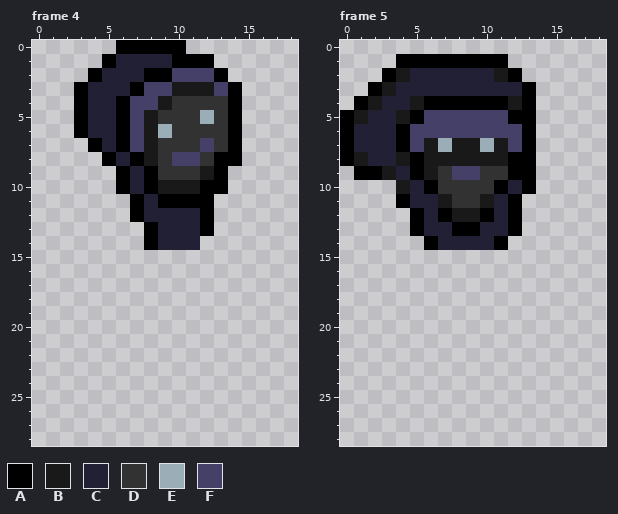
Pixel-art file, stored at assets/images/mystic.aseprite. The first picture shows the starting point.
19x29 pixels, 5 frames. Shown: frame 4, frame 5.
Palette (. is transparent): A #000000  B #191919  C #222034  D #323232  E #9badb7  F #444068
Pixels before, frame 4, first column x 3:
 0 ...AAAAA....
 1 ..ACCCCAAA..
 2 .ACCCAAFFFA.
 3 ACCCAFFBBBFA
 4 ACCAFFBDDDDA
 5 ACCAFBDDDEDA
 6 ACCAFBEDDDDA
 7 .ACAFBDDDFDA
 8 ..ACABDFFDAA
 9 ...ACADDDBA.
10 ...ACABBBAA.
11 ....ACAAAA..
12 ....ACCCCA..
13 .....ACCCA..
14 .....ACCC...
Pixels before, frame 5, first column x 0:
 1 ....AAAAAAAA..
 2 ...ABCCCCCCBA.
 3 ..ABCCCCCCCCCA
 4 .ABCCBAAAAAABA
 5 ABCCBAFFFFFFAA
 6 ACCCAFFFFFFFFA
 7 ACCCAFBEBBEBFA
 8 ABCCBABBBBBBAA
 9 .AABCABDFFDDAA
10 ....BCADDDDACA
11 ....ACCBDDBCA.
12 .....ACABBACA.
13 .....ACCAACCA.
14 ......ACCCCA..
The result:
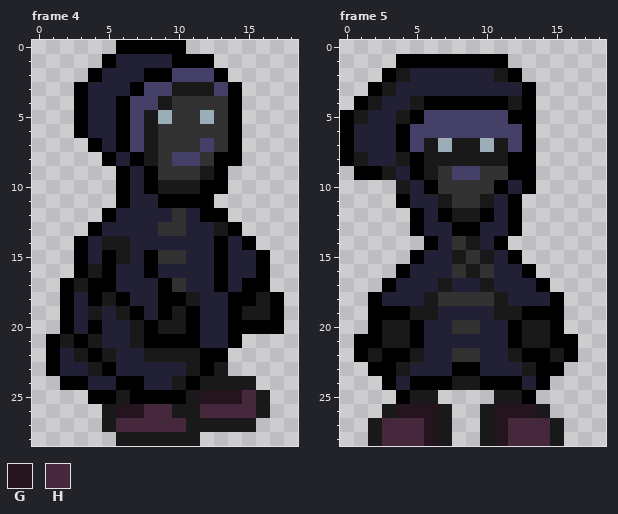
Colours new in this view: G #23141e  H #45283c
The commit says: adds last player sprite SE, S direction frames
Edits made:
{"where": "frame 4"}
{"frame":4,"y":5,"x":9,"old":"D","new":"E"}
{"frame":4,"y":6,"x":9,"old":"E","new":"D"}
{"frame":4,"y":11,"x":6,"old":".A","new":"AC"}
{"frame":4,"y":12,"x":5,"old":"..A","new":"ACC"}
{"frame":4,"y":12,"x":10,"old":"C","new":"D"}
{"frame":4,"y":12,"x":13,"old":".","new":"A"}
{"frame":4,"y":13,"x":4,"old":"....ACC","new":"ACCCCDD"}
{"frame":4,"y":13,"x":12,"old":"A..","new":"CBA"}
{"frame":4,"y":14,"x":3,"old":".....A","new":"ACBBCC"}
{"frame":4,"y":14,"x":12,"old":"....","new":"CACA"}
{"frame":4,"y":15,"x":3,"old":"..............","new":"ACABCADDCCACCA"}
{"frame":4,"y":16,"x":3,"old":"..............","new":"ABACCACCCCACCA"}
{"frame":4,"y":17,"x":2,"old":"...............","new":"ABAACCCADCCACAA"}
{"frame":4,"y":18,"x":2,"old":"................","new":"ACABACCAABCCAABA"}
{"frame":4,"y":19,"x":2,"old":"................","new":"ACBCBACABACCABBA"}
{"frame":4,"y":20,"x":2,"old":"................","new":"ACACCBABBACCAAAA"}
{"frame":4,"y":21,"x":1,"old":"..............","new":"ABABCCBAAAACCA"}
{"frame":4,"y":22,"x":1,"old":".............","new":"ACBABCCBBBBAA"}
{"frame":4,"y":23,"x":1,"old":".............","new":"ACCBACCCCCBAB"}
{"frame":4,"y":24,"x":2,"old":"..............","new":"AACCAACCBABBBB"}
{"frame":4,"y":25,"x":4,"old":".............","new":"AABAAAABGGGHB"}
{"frame":4,"y":26,"x":5,"old":"............","new":"BGGHHBBHHHHB"}
{"frame":4,"y":27,"x":5,"old":"...........","new":"BHHHHHBBBBB"}
{"frame":4,"y":28,"x":6,"old":"......","new":"BBBBBB"}
{"where": "frame 5"}
{"frame":5,"y":14,"x":8,"old":"CC","new":"DB"}
{"frame":5,"y":15,"x":5,"old":"........","new":"ACCBDBCA"}
{"frame":5,"y":16,"x":4,"old":"..........","new":"ACCCDBDCCA"}
{"frame":5,"y":17,"x":3,"old":"............","new":"ACCCBCCBCCCA"}
{"frame":5,"y":18,"x":2,"old":"..............","new":"ACCCBDDDDBCCCA"}
{"frame":5,"y":19,"x":2,"old":"..............","new":"AAABBCCCCBBAAA"}
{"frame":5,"y":20,"x":2,"old":"..............","new":"ABBACCDDCCABBA"}
{"frame":5,"y":21,"x":1,"old":"................","new":"AABBACCCCCCABBAA"}
{"frame":5,"y":22,"x":1,"old":"................","new":"ABAABCCDDCCBAABA"}
{"frame":5,"y":23,"x":2,"old":"..............","new":"AABCCCAACCCBAA"}
{"frame":5,"y":24,"x":3,"old":"............","new":"ACAAABBAAACA"}
{"frame":5,"y":25,"x":4,"old":"...","new":"ABB"}
{"frame":5,"y":25,"x":11,"old":"...","new":"BBA"}
{"frame":5,"y":26,"x":3,"old":".....","new":"BGGGB"}
{"frame":5,"y":26,"x":10,"old":".....","new":"BGGGB"}
{"frame":5,"y":27,"x":2,"old":"......","new":"BHHHGB"}
{"frame":5,"y":27,"x":10,"old":"......","new":"BGHHHB"}
{"frame":5,"y":28,"x":2,"old":"......","new":"BHHHGB"}
{"frame":5,"y":28,"x":10,"old":"......","new":"BGHHHB"}
{"label":"changed","picture_box":[46,110,284,446]}
{"label":"changed","picture_box":[354,236,578,446]}
